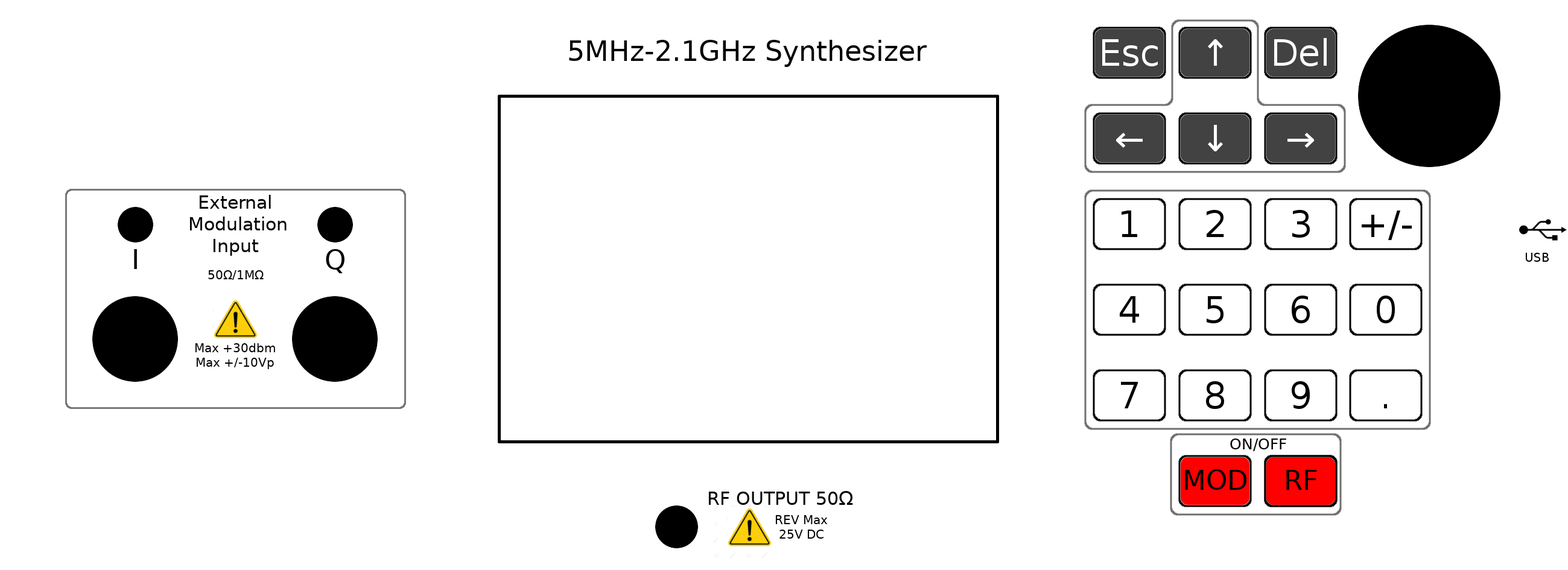
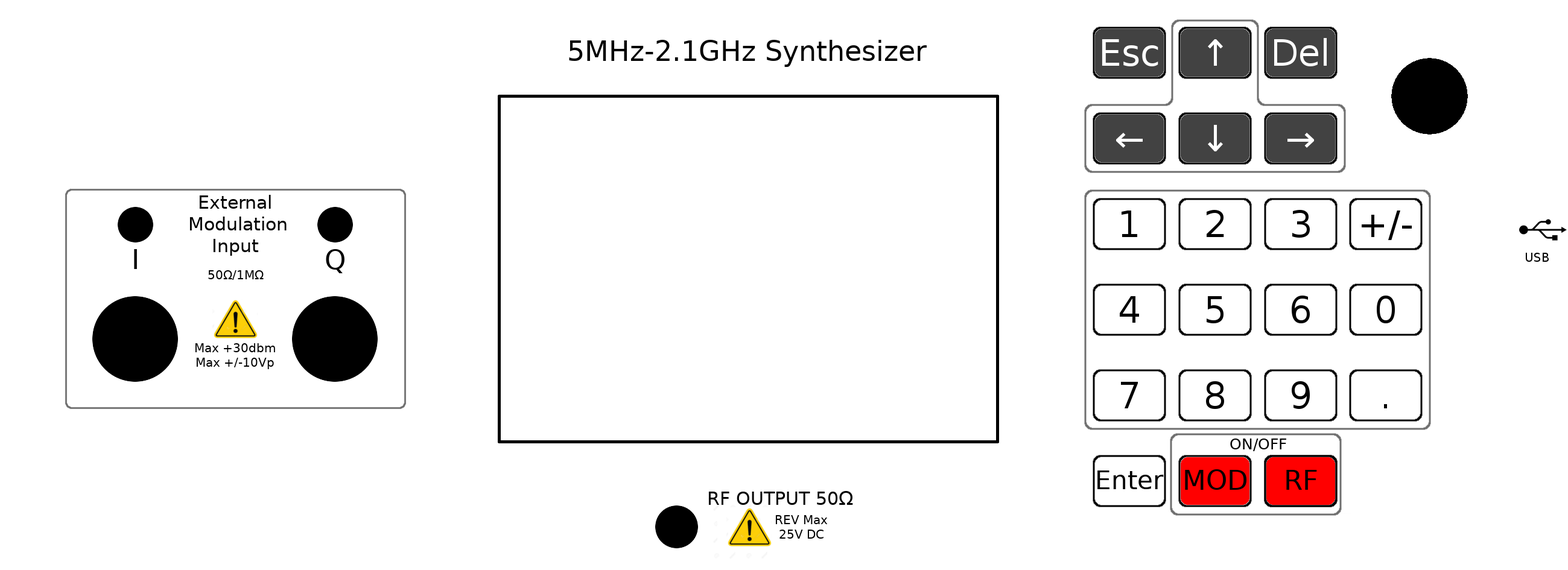
Before/after of a (1568, 570) layered artwork. What changed in the layer stack:
painted on "Esc" over [1101, 39, 1159, 67]
renamed "1 #1" to "Enter", moved it above "Buttons", painted on it over [1097, 470, 1164, 490]
painted on "Buttons" over [1092, 24, 1501, 508]
